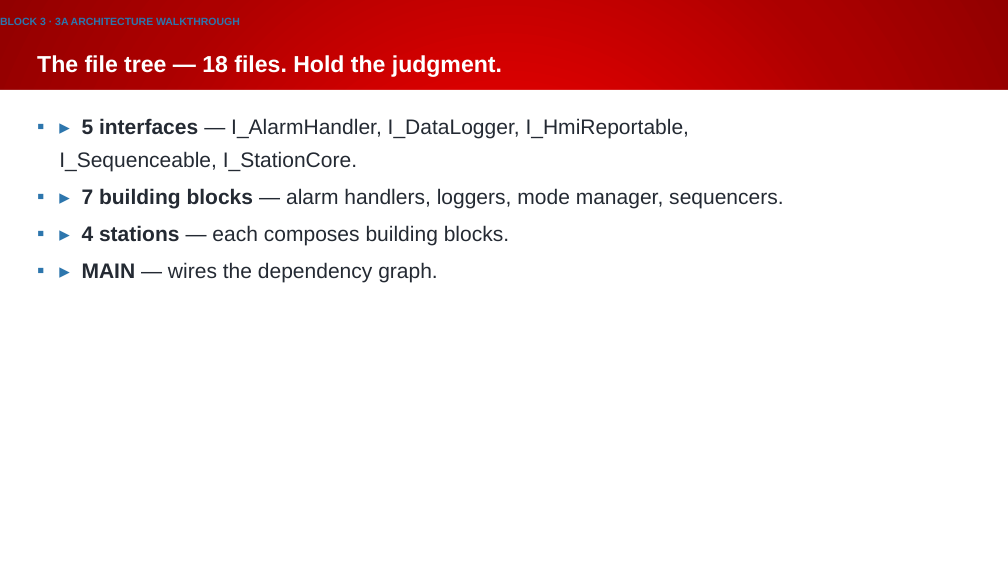
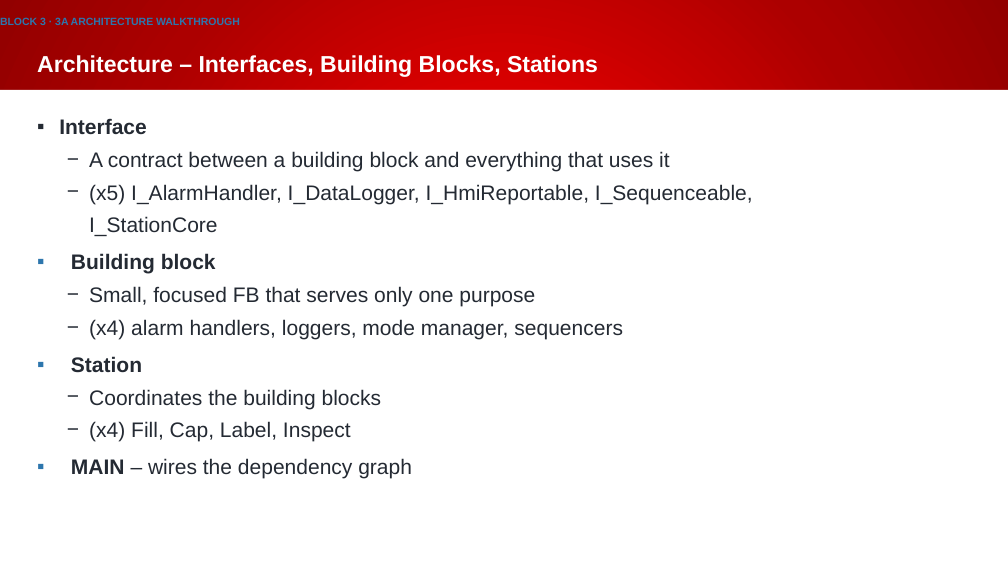
Before and after one commit to Beckhoff-USA-Community/Procedural_To_SOLID, a slide deck: slide 56 of presentation/NEM2026_workshop.pptx (slide 55 before the commit). Drawn at 1008x567 pixels with LibreOffice and Linux fonts; fonts in the diff are those of the drawing; background and template pictures are left out. Boxes give left, top, right and bottom in pixels: in the first picture for what was removed or moved away, otherwise in the second. Text is boxed around its words. In the diff, an @@ line names an element or a change of style, - is before the commit and + after.

```diff
--- a/presentation/NEM2026_workshop.pptx
+++ b/presentation/NEM2026_workshop.pptx
@@ title at bbox=[37, 55, 598, 77]: text changed @@
-The file tree — 18 files. Hold the judgment.
+Architecture – Interfaces, Building Blocks, Stations
@@ text at bbox=[59, 119, 753, 479]: text changed @@
-▪ ▸ 5 interfaces — I_AlarmHandler, I_DataLogger, I_HmiReportable, I_Sequenceable, I_StationCore.
-▪ ▸ 7 building blocks — alarm handlers, loggers, mode manager, sequencers.
-▪ ▸ 4 stations — each composes building blocks.
-▪ ▸ MAIN — wires the dependency graph.
+▪ Interface
+  − A contract between a building block and everything that uses it
+  − (x5) I_AlarmHandler, I_DataLogger, I_HmiReportable, I_Sequenceable, I_StationCore
+▪ Building block
+  − Small, focused FB that serves only one purpose
+  − (x4) alarm handlers, loggers, mode manager, sequencers
+▪ Station
+  − Coordinates the building blocks
+  − (x4) Fill, Cap, Label, Inspect
+▪ MAIN – wires the dependency graph
```
Also in this commit, not shown: 14 other slides changed, 3 slides added.
